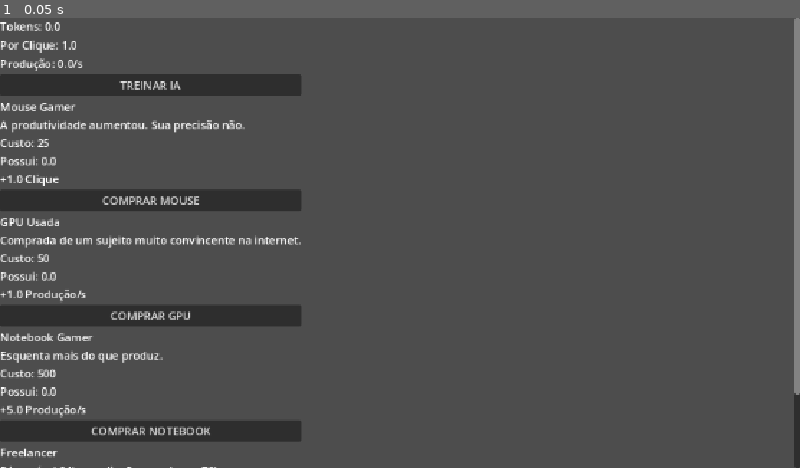
Above: before the commit, frame 1.
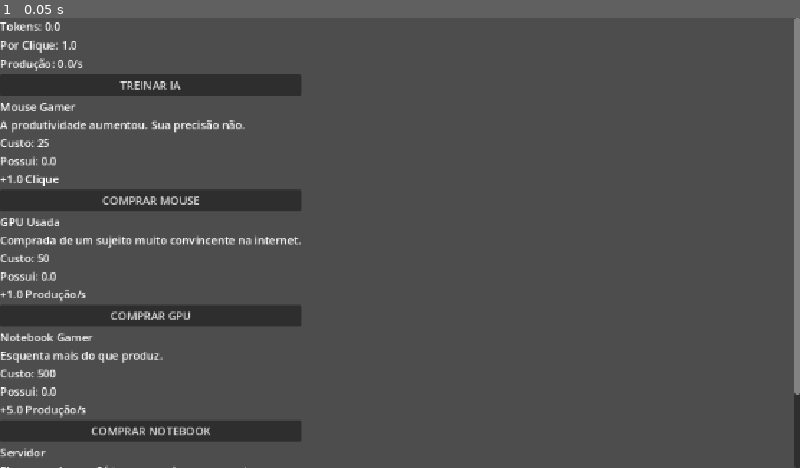
Above: after the commit, the same moment.

Repository: ERC885555/ia_tycoon
Game: Godot game, scene res://Main.tscn
The game is run twice, just before and just after one commit, with the same random seed, the same clock (stepped at 60 frames per second) and the same inputs.
Inputs:
- Up to frame 1 (0.05 s): no input

The runs differ from the first frame. In frame 1, less than 0.1% of the frame differs, in the area x 0-31%, y 95-100%.

Commit message:
Implementa save load autosave e servidor

Diff:
--- a/ia-tycoon/Main.tscn
+++ b/ia-tycoon/Main.tscn
@@ -69,16 +69,20 @@
 layout_mode = 2
 text = "COMPRAR NOTEBOOK"
 
-[node name="FreelancerLabel" type="Label" parent="Main/ScrollContainer/VBoxContainer" unique_id=1362855564]
+[node name="ServidorLabel" type="Label" parent="Main/ScrollContainer/VBoxContainer" unique_id=1362855564]
 layout_mode = 2
-text = "Freelancer"
+text = "Servidor
 
-[node name="BuyFreelancerButton" type="Button" parent="Main/ScrollContainer/VBoxContainer" unique_id=72274069]
+Custo: 2.500
+
+Possui: 0"
+
+[node name="BuyServidorButton" type="Button" parent="Main/ScrollContainer/VBoxContainer" unique_id=72274069]
 layout_mode = 2
-text = "COMPRAR FREELANCER"
+text = "COMPRAR SERVIDOR"
 
 [connection signal="pressed" from="Main/ScrollContainer/VBoxContainer/TrainButton" to="Main" method="_on_train_button_pressed"]
 [connection signal="pressed" from="Main/ScrollContainer/VBoxContainer/BuyMouseButton" to="Main" method="_on_buy_mouse_button_pressed"]
 [connection signal="pressed" from="Main/ScrollContainer/VBoxContainer/BuyGpuButton" to="Main" method="_on_buy_gpu_button_pressed"]
 [connection signal="pressed" from="Main/ScrollContainer/VBoxContainer/BuyNotebookButton" to="Main" method="_on_buy_notebook_button_pressed"]
-[connection signal="pressed" from="Main/ScrollContainer/VBoxContainer/BuyFreelancerButton" to="Main" method="_on_buy_freelancer_button_pressed"]
+[connection signal="pressed" from="Main/ScrollContainer/VBoxContainer/BuyServidorButton" to="Main" method="_on_buy_freelancer_button_pressed"]
--- a/ia-tycoon/data/upgrades.json
+++ b/ia-tycoon/data/upgrades.json
@@ -29,9 +29,9 @@
 	"multiplier": 1.45
   },
 
-  "freelancer": {
-	"name": "Freelancer",
-	"description": "Disponível 24h por dia. Responde em 72h.",
+  "servidor": {
+	"name": "Servidor",
+	"description": "Ele nunca dorme. Só trava nos piores momentos.",
 	"cost": 2500,
 	"owned": 0,
 	"type": "production",
--- a/ia-tycoon/main.gd
+++ b/ia-tycoon/main.gd
@@ -11,8 +11,13 @@
 @onready var mouse_label = $ScrollContainer/VBoxContainer/MouseLabel
 @onready var gpu_label = $ScrollContainer/VBoxContainer/GpuLabel
 @onready var notebook_label = $ScrollContainer/VBoxContainer/NotebookLabel
-@onready var freelancer_label = $ScrollContainer/VBoxContainer/FreelancerLabel
+@onready var servidor_label = $ScrollContainer/VBoxContainer/ServidorLabel
 
+# ==========================
+# FEATURES
+# ==========================
+
+var autosave_timer = 0.0
 
 # ==========================
 # PLAYER STATS
@@ -31,7 +36,7 @@
 var mouse
 var gpu
 var notebook
-var freelancer
+var servidor
 
 # ==========================
 # INICIO FUNCOES
@@ -42,12 +47,17 @@
 	mouse = get_upgrade("mouse")
 	gpu = get_upgrade("gpu")
 	notebook = get_upgrade("notebook")
-	freelancer = get_upgrade("freelancer")
+	servidor = get_upgrade("servidor")
 	# print(upgrades)
+	load_game()
 	update_ui()
 
 func _process(delta):
 	tokens += auto_production * delta
+	autosave_timer += delta
+	if autosave_timer >= 10:
+		save_game()
+		autosave_timer = 0
 	update_ui()
 
 func _on_train_button_pressed():
@@ -61,13 +71,12 @@
 	gpu_label.text = get_upgrade_text(gpu)
 	mouse_label.text = get_upgrade_text(mouse)
 	notebook_label.text = get_upgrade_text(notebook)
-	freelancer_label.text = get_upgrade_text(freelancer)
+	servidor_label.text = get_upgrade_text(servidor)
 
 func load_upgrades():
 	var file = FileAccess.open(
 		"res://data/upgrades.json",
 		FileAccess.READ
-
 	)
 	var json_text = file.get_as_text()
 	# print(json_text)
@@ -123,11 +132,51 @@
 	buy_upgrade(notebook)
 
 
-func _on_buy_freelancer_button_pressed():
-	buy_upgrade(freelancer)
+func _on_buy_servidor_button_pressed():
+	buy_upgrade(servidor)
 
 func save_game():
-	pass
+	var save_data = {
+		"tokens": tokens,
+		"click_power": click_power,
+		"auto_production": auto_production,
+		"upgrades": upgrades
+	}
+	var file = FileAccess.open(
+		"user://save.json",
+		FileAccess.WRITE
+	)
+	file.store_string(
+		JSON.stringify(save_data)
+	)
+	print("Jogo salvo!")
+
 
 func load_game():
-	pass
+	if not FileAccess.file_exists(
+		"user://save.json"
+	):
+		return
+	var file = FileAccess.open(
+		"user://save.json",
+		FileAccess.READ
+	)
+	var data = JSON.parse_string(
+		file.get_as_text()
+	)
+	if data == null:
+		return
+	tokens = data["tokens"]
+	click_power = data["click_power"]
+	auto_production = data["auto_production"]
+	upgrades = data["upgrades"]
+	mouse = get_upgrade("mouse")
+	gpu = get_upgrade("gpu")
+	notebook = get_upgrade("notebook")
+	servidor = get_upgrade("servidor")
+	print("Jogo carregado!")
+
+func _notification(what):
+	if what == NOTIFICATION_WM_CLOSE_REQUEST:
+		save_game()
+		get_tree().quit()
